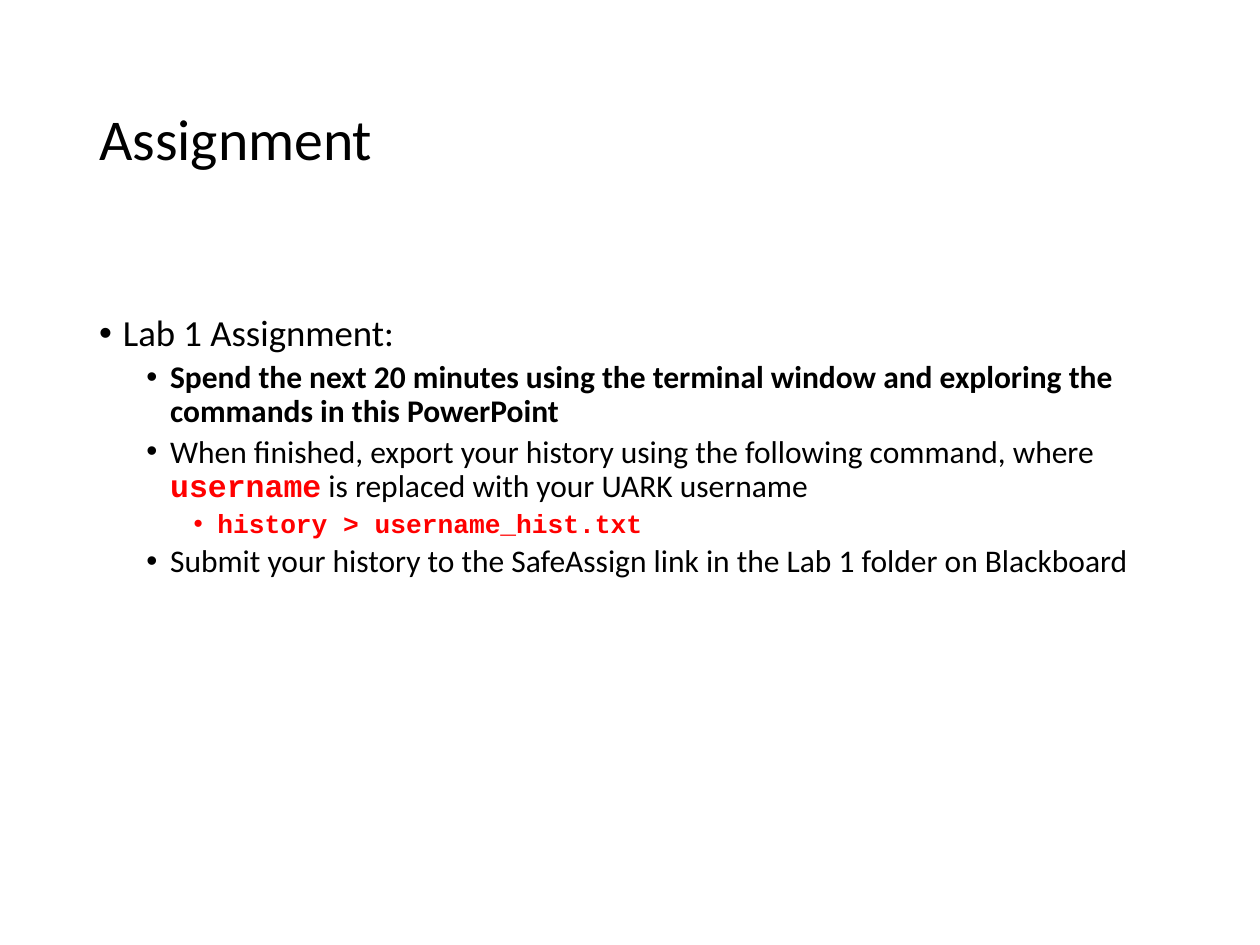
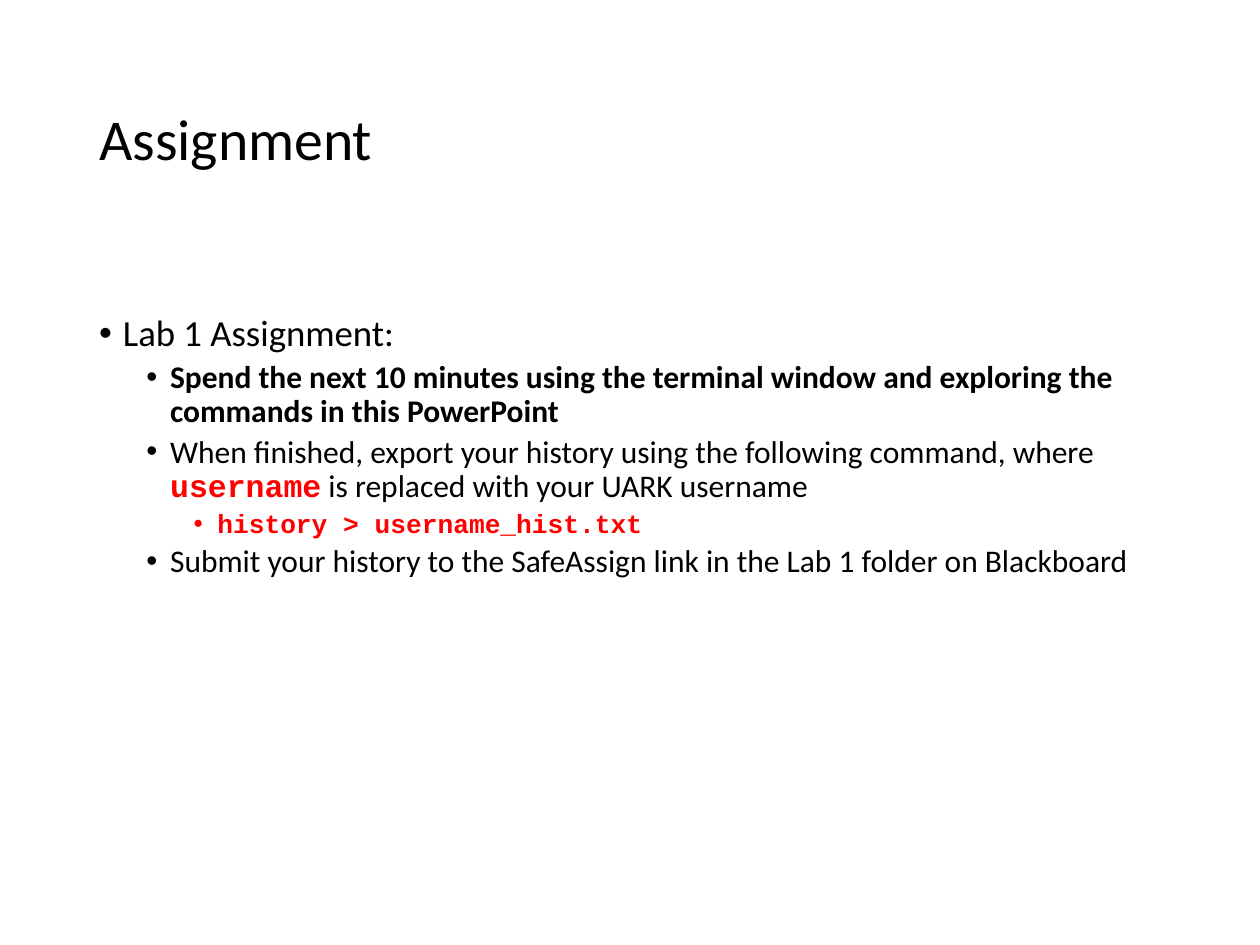
Before and after one commit to tkchafin/ConsGen2018, a slide deck: slide 45 of Lab1/lab_1_powerpoint_tkc.pptx. Drawn at 1260x945 pixels with LibreOffice and Linux fonts; fonts in the diff are those of the drawing. Boxes give left, top, right and bottom in pixels: in the first picture for what was removed or moved away, otherwise in the second. Text is boxed around its words. In the diff, an @@ line names an element or a change of style, - is before the commit and + after.

```diff
--- a/Lab1/lab_1_powerpoint_tkc.pptx
+++ b/Lab1/lab_1_powerpoint_tkc.pptx
@@ text at box(170, 366, 1113, 423): text changed @@
-  • Spend the next 20 minutes using the terminal window and exploring the commands in this PowerPoint
+  • Spend the next 10 minutes using the terminal window and exploring the commands in this PowerPoint
```
Also in this commit, not shown: 16 other files.
